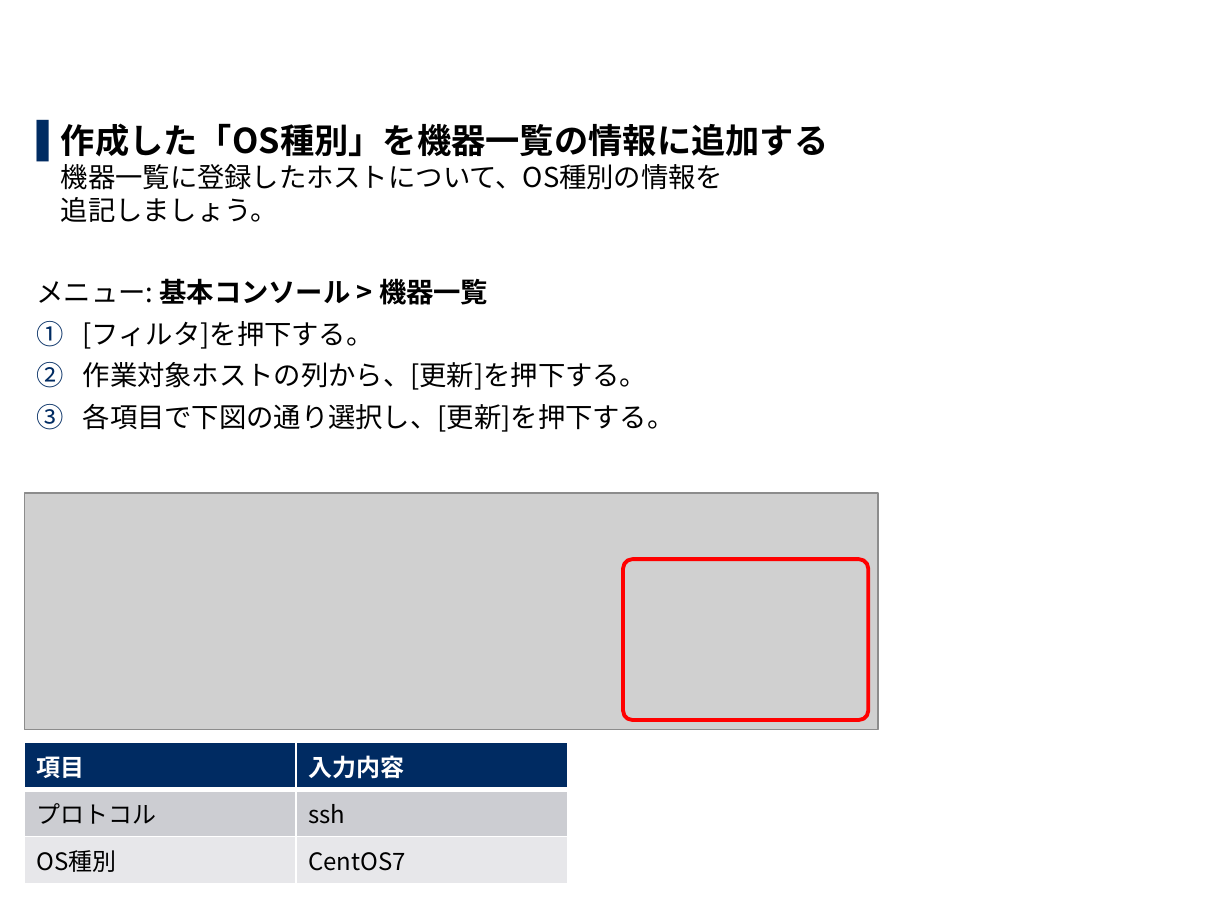
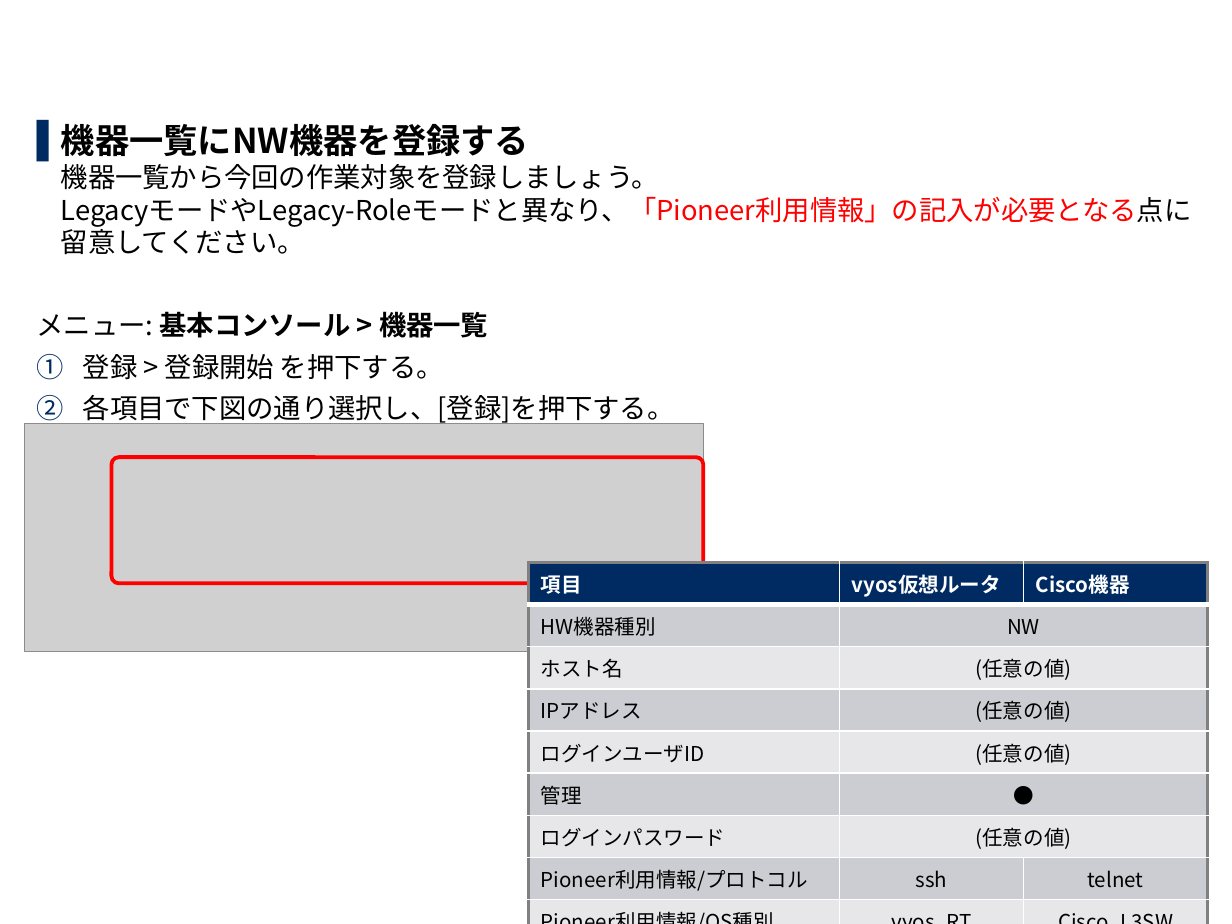
Before and after one commit to exastro-suite/it-automation-docs, a slide deck: slide 55 of asset/Learn_ja/ITA-Ansible-Driver_ja_practice.pptx (slide 50 before the commit). Drawn at 1232x924 pixels with LibreOffice and Linux fonts; fonts in the diff are those of the drawing; grey boxes stand for pictures; background and template pictures are left out. Boxes give left, top, right and bottom in pixels: in the first picture for what was removed or moved away, otherwise in the second. Text is boxed around its words. In the diff, an @@ line names an element or a change of style, - is before the commit and + after.

```diff
--- a/asset/Learn_ja/ITA-Ansible-Driver_ja_practice.pptx
+++ b/asset/Learn_ja/ITA-Ansible-Driver_ja_practice.pptx
@@ text at (61, 124, 1192, 255): text changed @@
-▌ 作成した「OS種別」を機器一覧の情報に追加する
-  機器一覧に登録したホストについて、OS種別の情報を
-  追記しましょう。
+▌ 機器一覧にNW機器を登録する
+  機器一覧から今回の作業対象を登録しましょう。
+  LegacyモードやLegacy-Roleモードと異なり、「Pioneer利用情報」の記入が必要となる点に留意してください。
@@ text at (83, 354, 675, 426): text changed @@
-1. [フィルタ]を押下する。
-2. 作業対象ホストの列から、[更新]を押下する。
-3. 各項目で下図の通り選択し、[更新]を押下する。
+1. 登録 > 登録開始 を押下する。
+2. 各項目で下図の通り選択し、[登録]を押下する。
@@ title at (37, 404, 64, 430): text changed @@
-3.3 Movementの設定 (3/6)
+3.6 機器一覧への登録
@@ picture added at (25, 423, 703, 650) @@
@@ rounded rectangle added at (111, 457, 702, 583), outline #FF0000 2.25 pt @@
@@ picture removed at (25, 493, 878, 729) @@
@@ table added at (529, 563, 1206, 897), 9 rows, 3 columns @@
+項目 | vyos仮想ルータ | Cisco機器
+HW機器種別 | NW | 
+ホスト名 | (任意の値) | 
+IPアドレス | (任意の値) | 
+ログインユーザID | (任意の値) | 
+管理 | ● | 
+ログインパスワード | (任意の値) | 
+Pioneer利用情報/プロトコル | ssh | telnet
+Pioneer利用情報/OS種別 | vyos_RT | Cisco_L3SW
@@ rounded rectangle removed at (623, 559, 869, 721) @@
@@ table removed at (25, 742, 567, 876), 3 rows, 2 columns @@
-項目 | 入力内容
-プロトコル | ssh
-OS種別 | CentOS7
@@ page number at (1182, 893, 1201, 918): text changed @@
-50
+55
```
Also in this commit, not shown: 55 other slides changed, 4 slides added, 4 slides removed, 1 other file.
